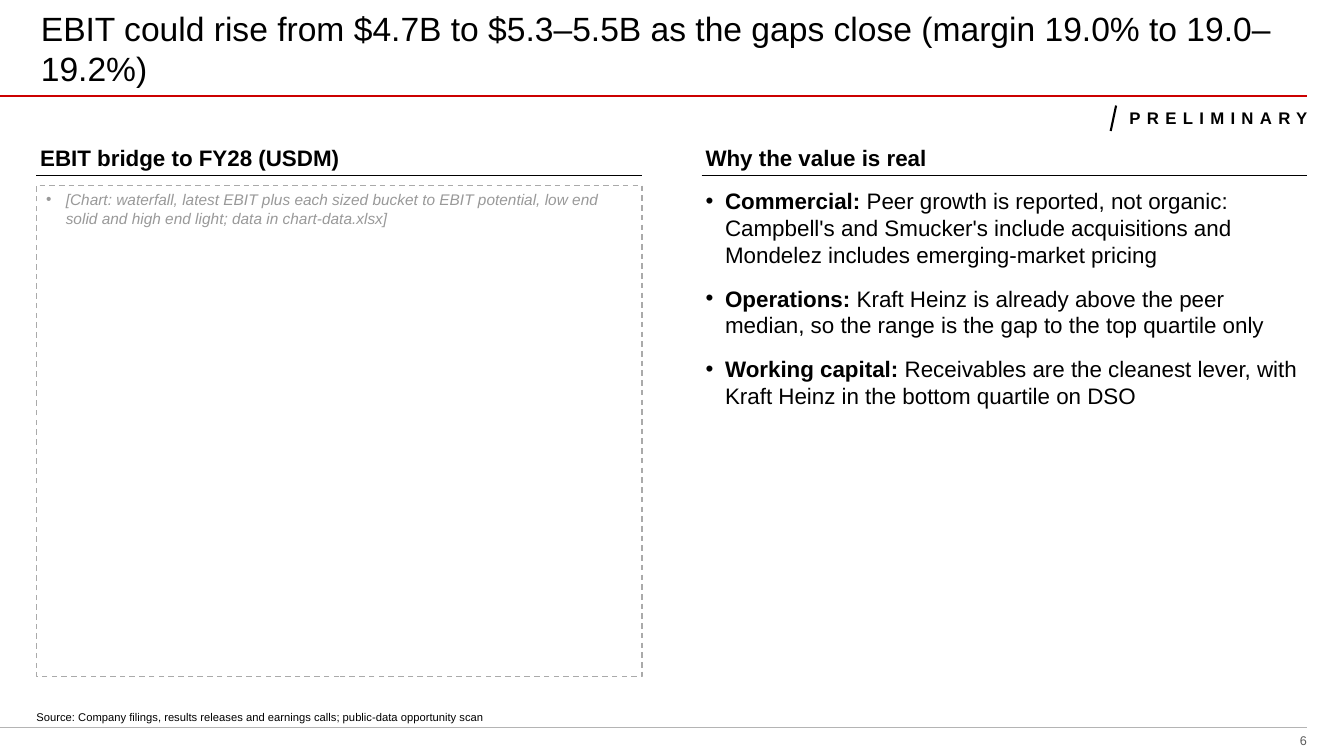
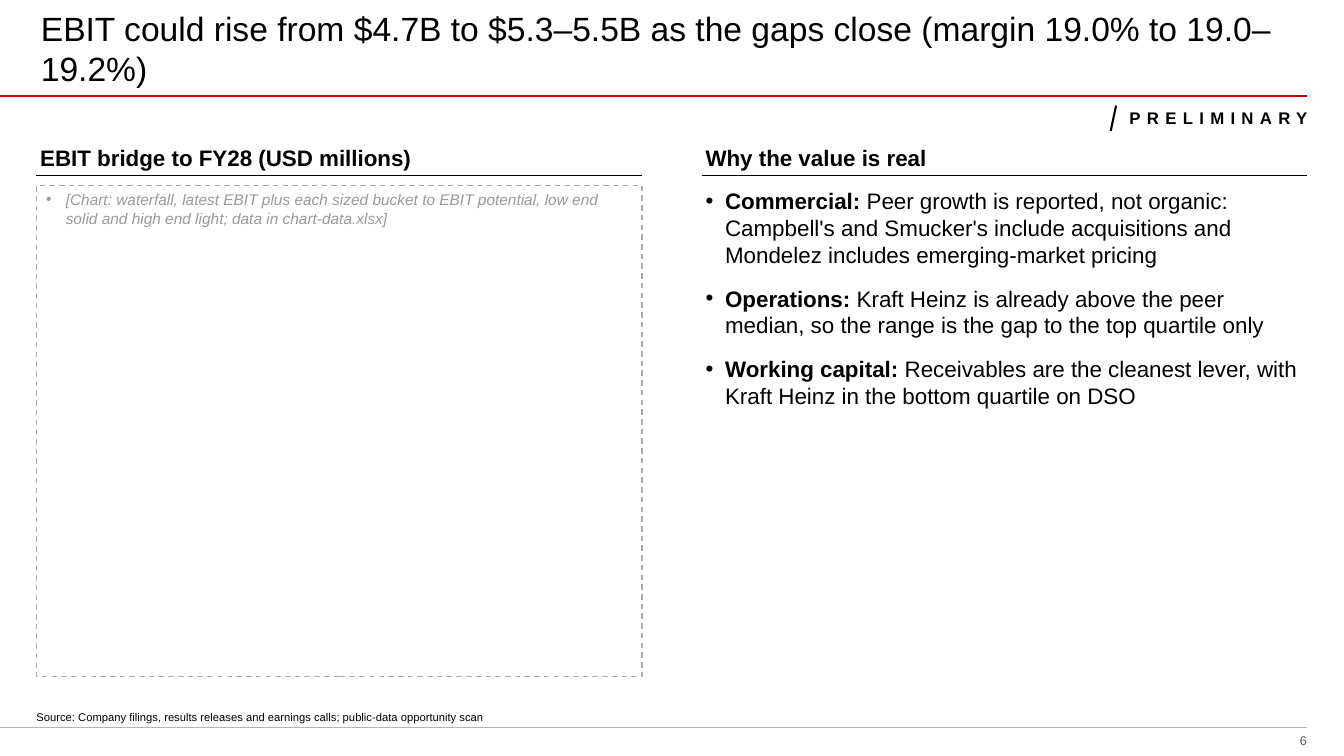
Before and after one commit to deanwang-bain/OC-TL, a slide deck: slide 6 of share/public-opportunity-scan/samples/kraft-heinz/kraft-heinz-deck.pptx. Drawn at 1344x756 pixels with LibreOffice and Linux fonts; fonts in the diff are those of the drawing; background and template pictures are left out. Boxes give left, top, right and bottom in pixels: in the first picture for what was removed or moved away, otherwise in the second. Text is boxed around its words. In the diff, an @@ line names an element or a change of style, - is before the commit and + after.

```diff
--- a/share/public-opportunity-scan/samples/kraft-heinz/kraft-heinz-deck.pptx
+++ b/share/public-opportunity-scan/samples/kraft-heinz/kraft-heinz-deck.pptx
@@ text at [40, 149, 411, 171]: text changed @@
-EBIT bridge to FY28 (USDM)
+EBIT bridge to FY28 (USD millions)
```
Also in this commit, not shown: 8 other files.
